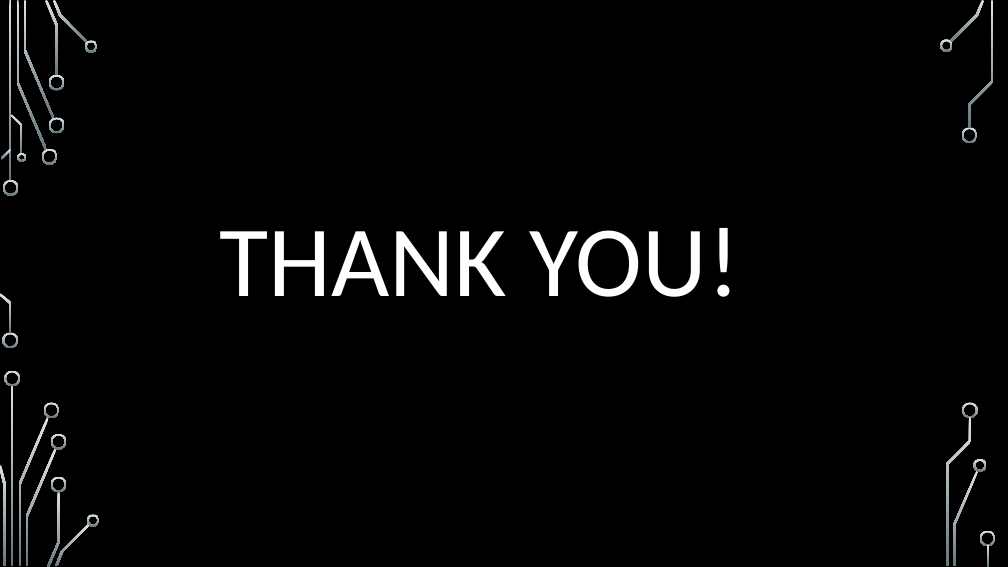
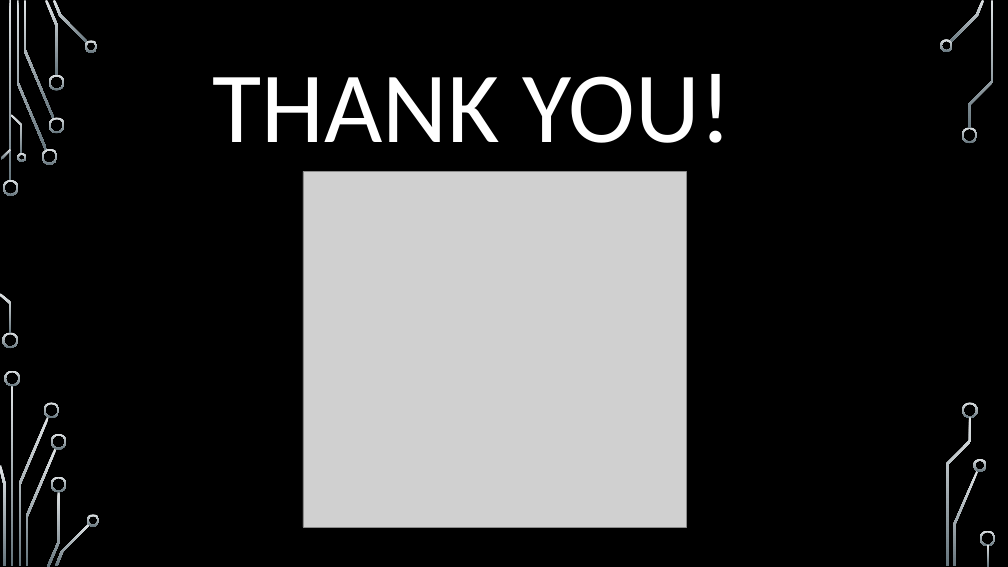
Before and after one commit to ClaudiuDaramus/myLocks, a slide deck: slide 8 of 37_presentation.pptx. Drawn at 1008x567 pixels with LibreOffice and Linux fonts; fonts in the diff are those of the drawing; grey boxes stand for pictures; background and template pictures are left out. Boxes give left, top, right and bottom in pixels: in the first picture for what was removed or moved away, otherwise in the second. Text is boxed around its words. In the diff, an @@ line names an element or a change of style, - is before the commit and + after.

```diff
--- a/37_presentation.pptx
+++ b/37_presentation.pptx
@@ title "THANK YOU!": place and size @@
-title "THANK YOU!" at [220, 228, 740, 297]
+title "THANK YOU!" at [212, 74, 732, 143]
@@ picture added at [303, 172, 687, 528] @@
```
Also in this commit, not shown: 1 other slide changed, 1 other file.
